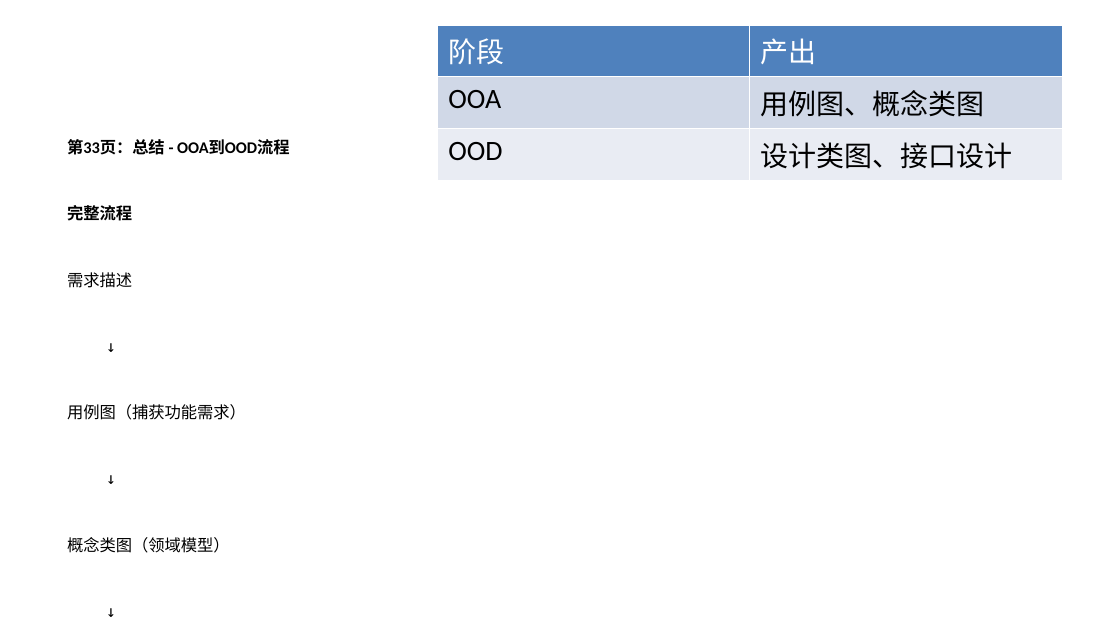
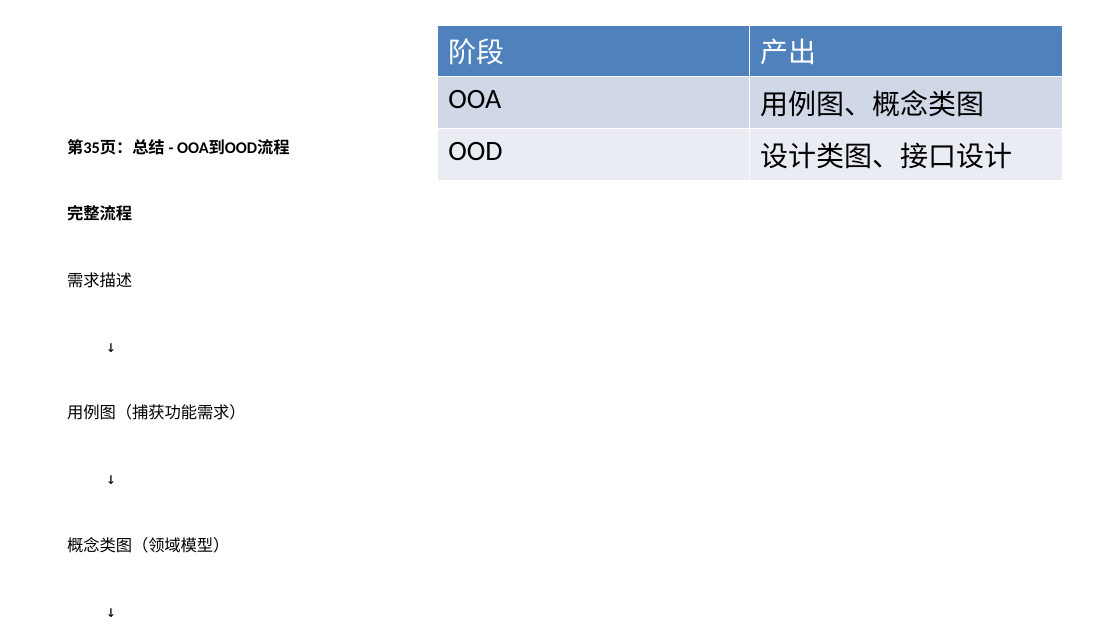
Before and after one commit to minzuuniversity/sqlrustgo, a slide deck: slide 46 of docs/教学计划/PPT/第3讲-面向对象分析设计与实现.pptx (slide 49 before the commit). Drawn at 1120x630 pixels with LibreOffice and Linux fonts; fonts in the diff are those of the drawing. Boxes give left, top, right and bottom in pixels: in the first picture for what was removed or moved away, otherwise in the second. Text is boxed around its words. In the diff, an @@ line names an element or a change of style, - is before the commit and + after.

```diff
--- a/docs/教学计划/PPT/第3讲-面向对象分析设计与实现.pptx
+++ b/docs/教学计划/PPT/第3讲-面向对象分析设计与实现.pptx
@@ text at [67,139,290,155]: text changed @@
-第33页：总结 - OOA到OOD流程
+第35页：总结 - OOA到OOD流程
```
Also in this commit, not shown: 25 other slides changed, 6 slides added, 9 slides removed.
